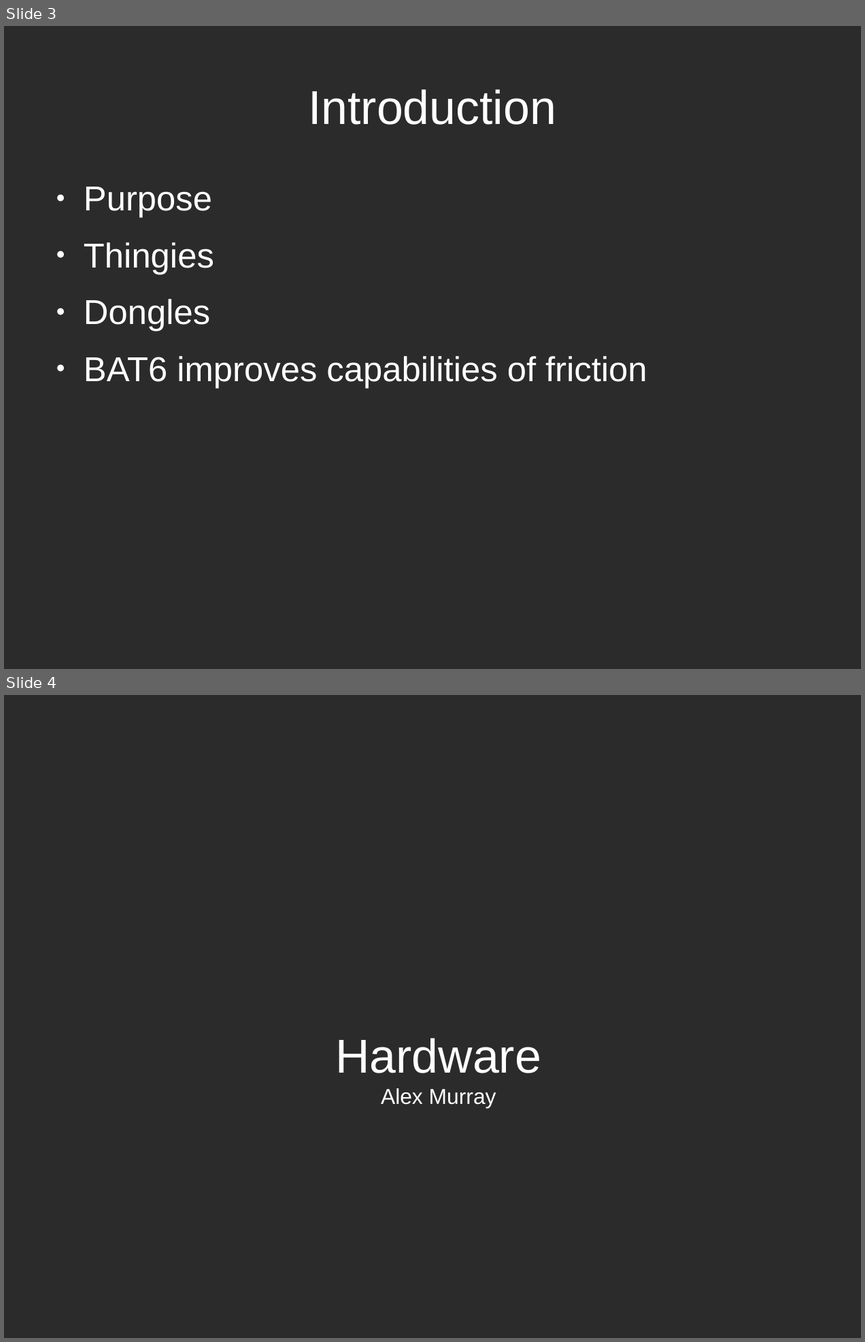
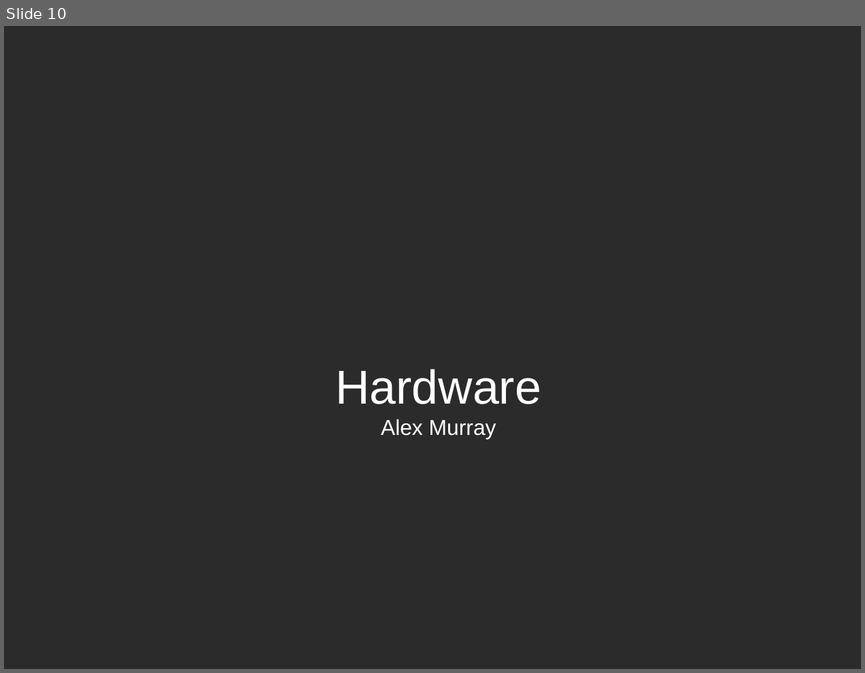
Before and after one commit to TheComet/bat6, a slide deck: doc/presentation/libreoffice/presentation.odp. Shown one above the other, each under a label of ours: slides 3 and 4 before the commit, slide 10 after it. The pictures are 865x1342 and 865x673 pixels, drawn with LibreOffice and Linux fonts; fonts in the diff are those of the drawing; background and template pictures are left out; a plain dark background stands for a picture behind light text. Boxes give left, top, right and bottom in pixels: in the first picture for what was removed or moved away, otherwise in the second. Text is boxed around its words. In the diff, an @@ line names an element or a change of style, - is before the commit and + after.

```diff
--- a/doc/presentation/libreoffice/presentation.odp
+++ b/doc/presentation/libreoffice/presentation.odp
@@ slide 3 removed at (4, 26, 861, 669), background picture (left out) @@
@@ title removed at (308, 89, 556, 125) @@
-Introduction
@@ text removed at (84, 186, 647, 388) @@
-● Purpose
-● Thingies
-● Dongles
-● BAT6 improves capabilities of friction
@@ what was slide 4 is now slide 10 @@
```
Also in this commit, not shown: 3 slides changed, 10 slides added, 5 other slides removed.
